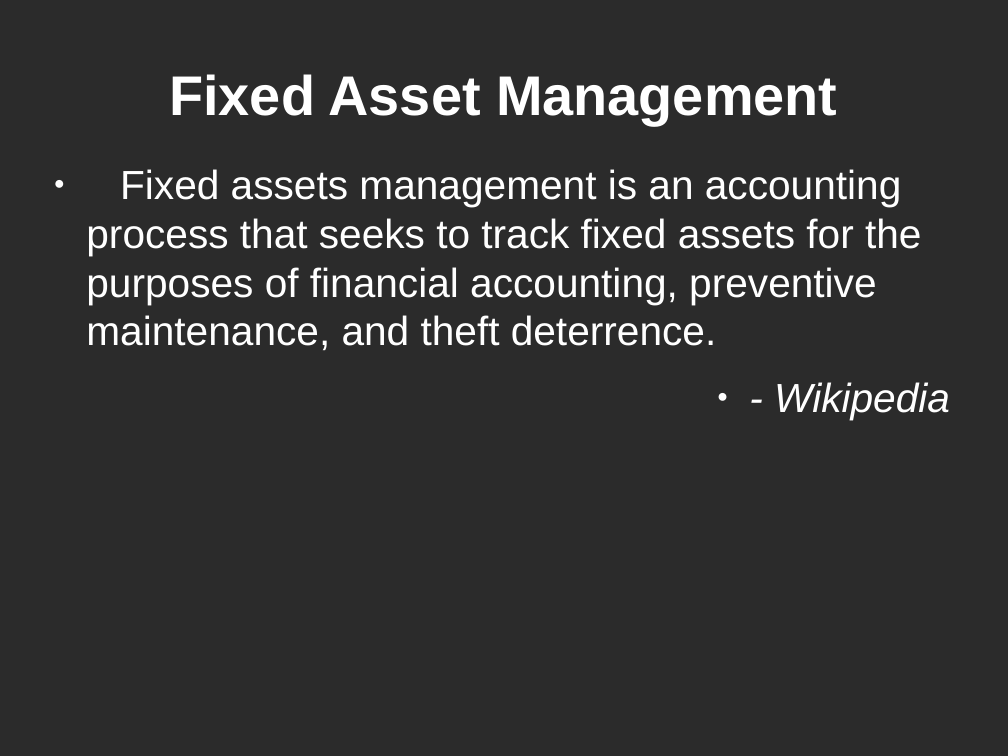
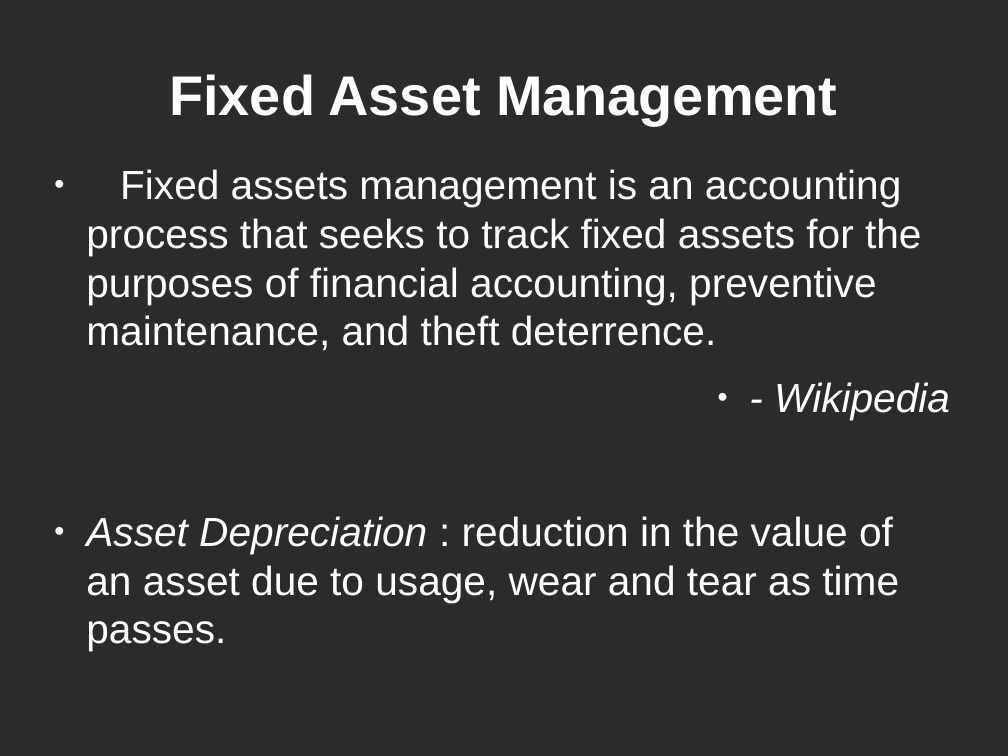
Before and after one commit to kind-technologies/FAMS, a slide deck: slide 3 of docs/presentation.odp. Drawn at 1008x756 pixels with LibreOffice and Linux fonts; fonts in the diff are those of the drawing; background and template pictures are left out; a plain dark background stands for a picture behind light text. Boxes give left, top, right and bottom in pixels: in the first picture for what was removed or moved away, otherwise in the second. Text is boxed around its words. In the diff, an @@ line names an element or a change of style, - is before the commit and + after.

Commit message:
updated

```diff
--- a/docs/presentation.odp
+++ b/docs/presentation.odp
@@ text at (86, 516, 899, 651): paragraph added @@
+● Asset Depreciation : reduction in the value of an asset due to usage, wear and tear as time passes.
```
Also in this commit, not shown: 1 other slide changed.
